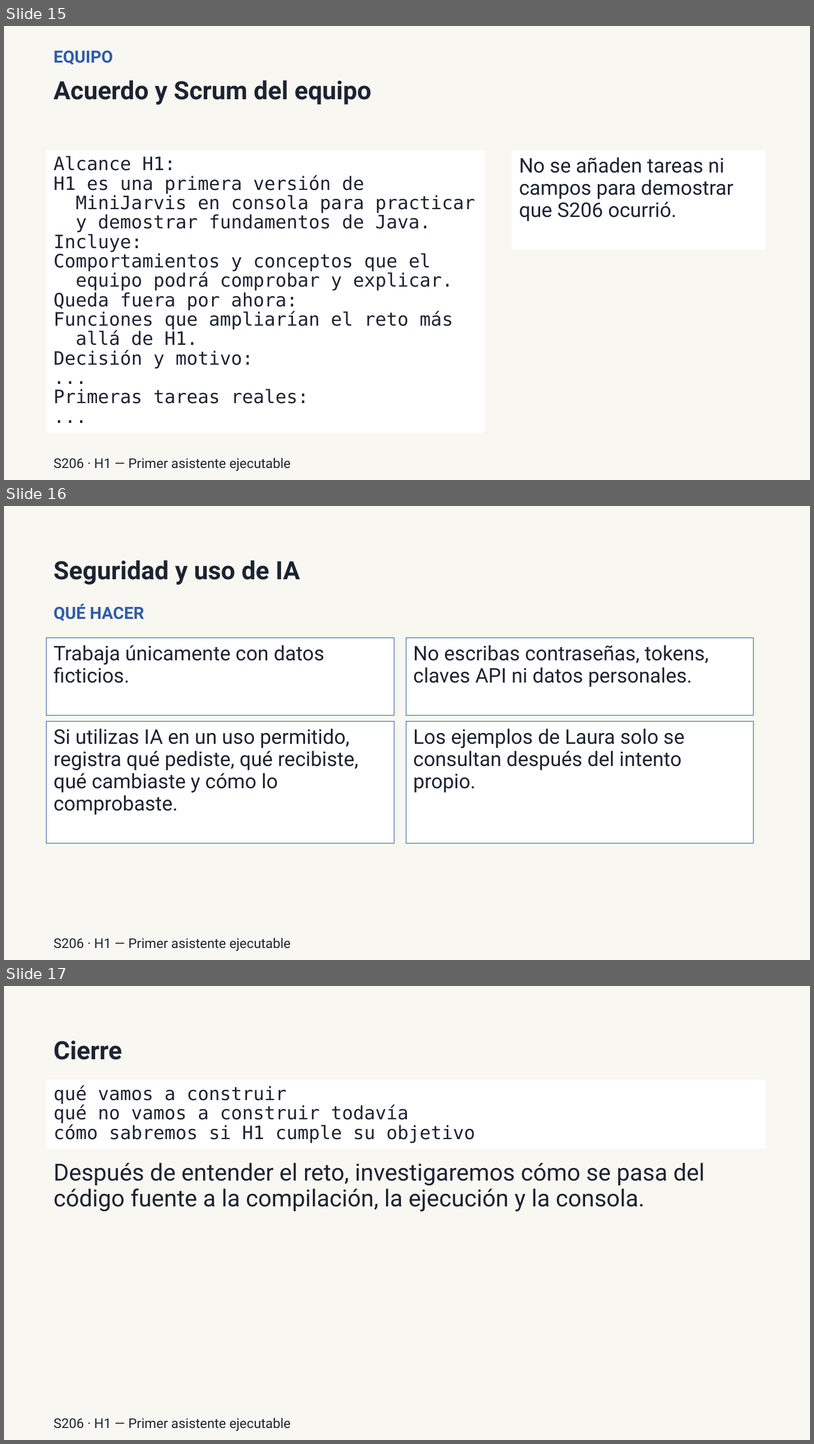
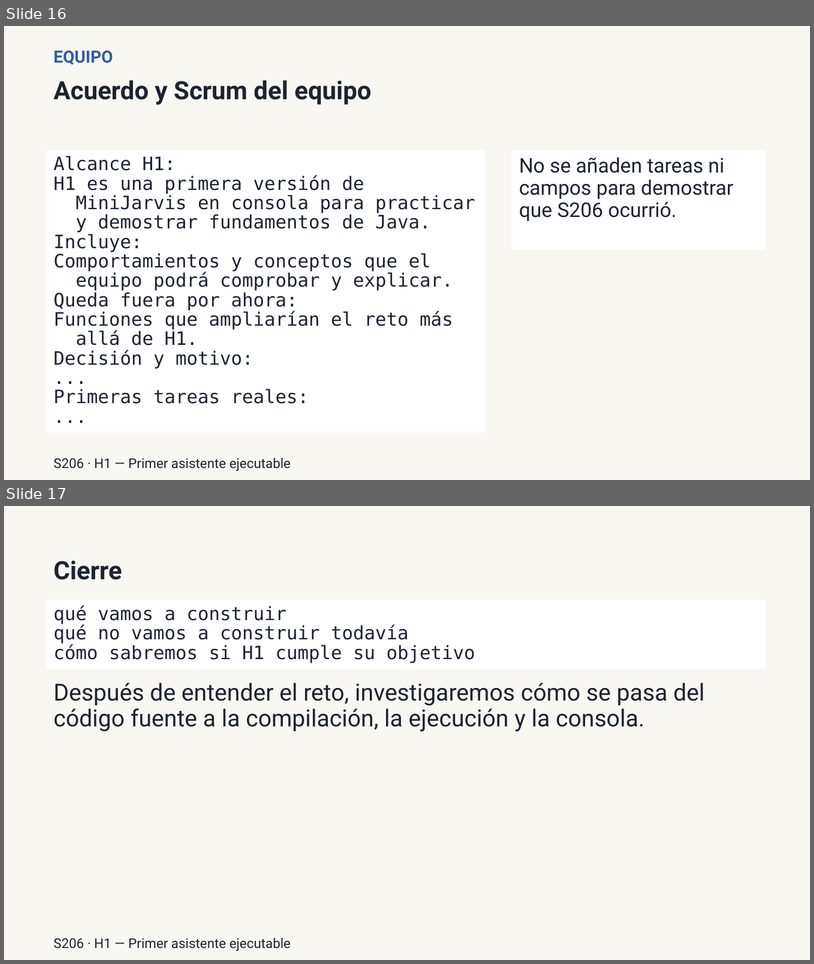
Before and after one commit to llombardero/curso-26-27, a slide deck: 02-PROFESORADO/03-PRESENTACIONES/POR-SESION/h1/S206-presentar-h1-y-delimitar-alcance-presentacion.pptx. Shown one above the other, each under a label of ours: slides 15, 16 and 17 before the commit, slides 16 and 17 after it. The pictures are 814x1444 and 814x964 pixels, drawn with LibreOffice and Linux fonts; fonts in the diff are those of the drawing. Boxes give left, top, right and bottom in pixels: in the first picture for what was removed or moved away, otherwise in the second. Text is boxed around its words. In the diff, an @@ line names an element or a change of style, - is before the commit and + after.

```diff
--- a/02-PROFESORADO/03-PRESENTACIONES/POR-SESION/h1/S206-presentar-h1-y-delimitar-alcance-presentacion.pptx
+++ b/02-PROFESORADO/03-PRESENTACIONES/POR-SESION/h1/S206-presentar-h1-y-delimitar-alcance-presentacion.pptx
@@ slide 16 removed at (4,506,810,960), background #F9F7F2 @@
@@ text removed at (54,560,300,585) @@
-Seguridad y uso de IA
@@ text removed at (54,603,144,621) @@
-QUÉ HACER
@@ rectangle removed at (47,637,394,715) @@
-Trabaja únicamente con datos ficticios.
@@ rectangle removed at (406,637,754,715) @@
-No escribas contraseñas, tokens, claves API ni datos personales.
@@ rectangle removed at (47,721,394,843) @@
-Si utilizas IA en un uso permitido, registra qué pediste, qué recibiste, qué cambiaste y cómo lo comprobaste.
@@ rectangle removed at (406,721,754,843) @@
-Los ejemplos de Laura solo se consultan después del intento propio.
@@ text removed at (54,937,291,951) @@
-S206 · H1 — Primer asistente ejecutable
@@ what was slide 15 is now slide 16 @@
```
Also in this commit, not shown: 3 slides changed, 1 slide added, 56 other files.
